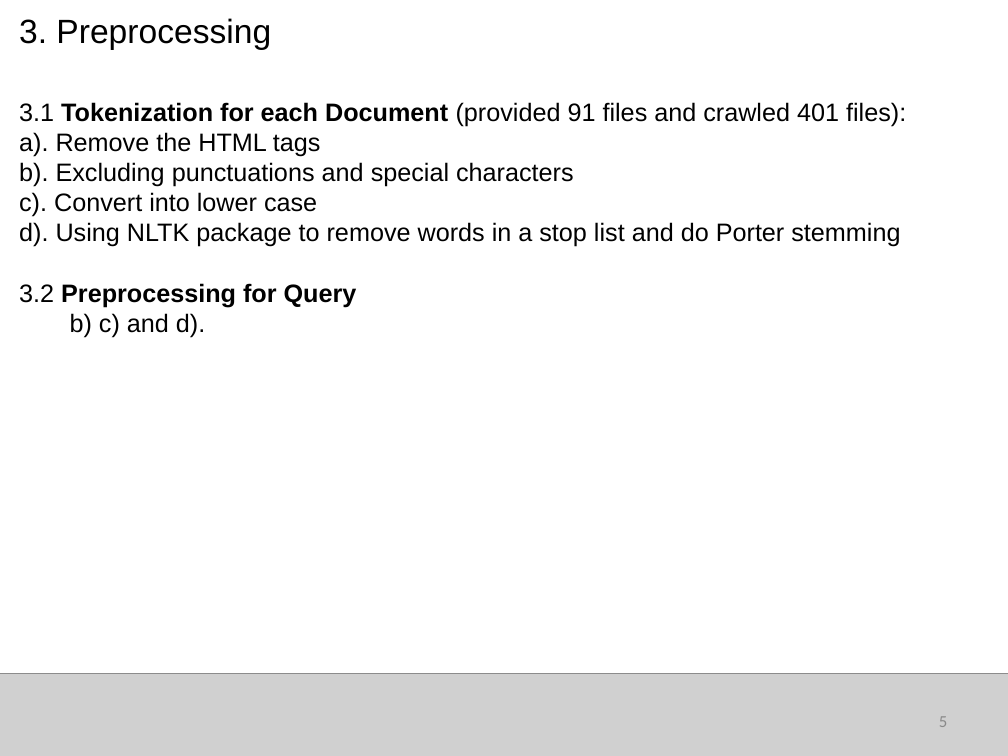
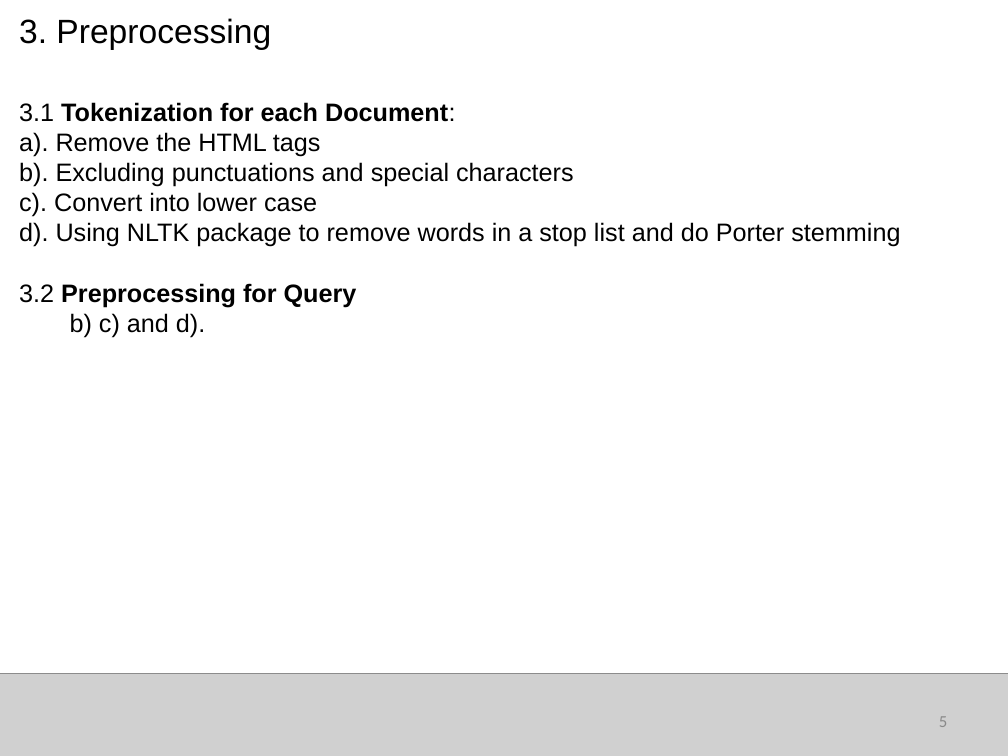
Before and after one commit to RyanCV/Information-Retrieval, a slide deck: slide 5 of EECS767_05032016.pptx. Drawn at 1008x756 pixels with LibreOffice and Linux fonts; fonts in the diff are those of the drawing; grey boxes stand for pictures. Boxes give left, top, right and bottom in pixels: in the first picture for what was removed or moved away, otherwise in the second. Text is boxed around its words. In the diff, an @@ line names an element or a change of style, - is before the commit and + after.

```diff
--- a/EECS767_05032016.pptx
+++ b/EECS767_05032016.pptx
@@ text at [19, 102, 455, 122]: text changed; bold on @@
-3.1 Tokenization for each Document (provided 91 files and crawled 401 files):
+3.1 Tokenization for each Document:
```
Also in this commit, not shown: 17 other files.
